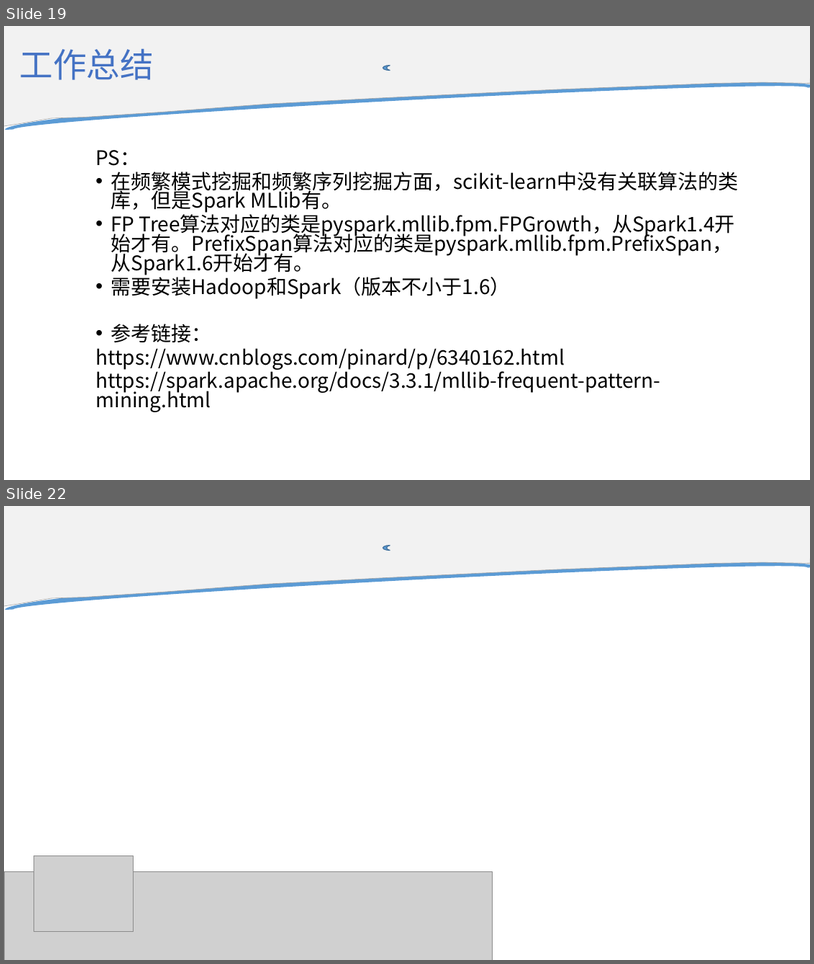
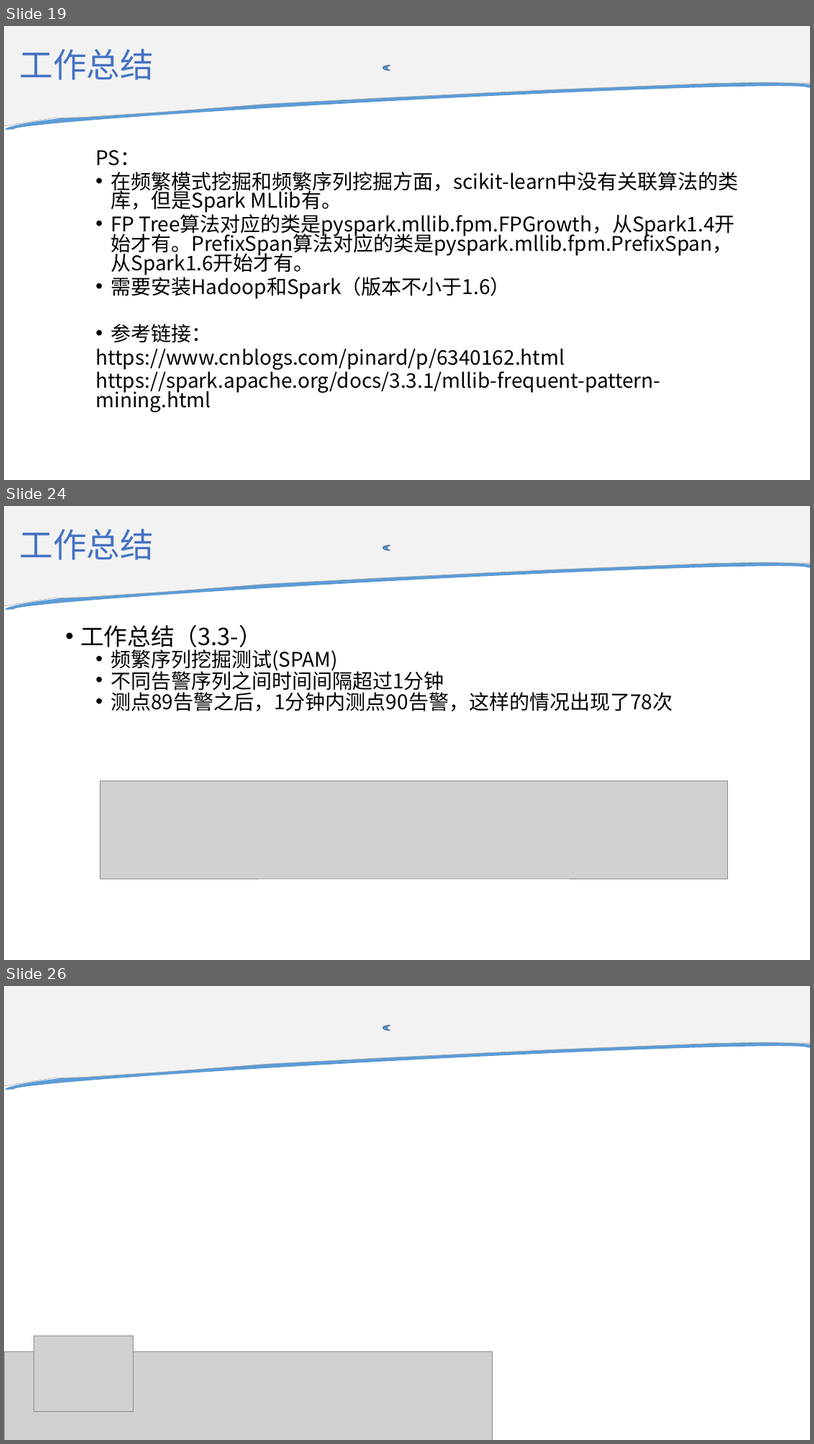
Before and after one commit to Xsaopig/C4_5G, a slide deck: 承载网故障检测项目工作汇报.pptx. Shown one above the other, each under a label of ours: slides 19 and 22 before the commit, slides 19, 24 and 26 after it; the slides between them are not shown. The pictures are 814x964 and 814x1444 pixels, drawn with LibreOffice and Linux fonts; fonts in the diff are those of the drawing; grey boxes stand for pictures; background and template pictures are left out. Boxes give left, top, right and bottom in pixels: in the first picture for what was removed or moved away, otherwise in the second. Text is boxed around its words. In the diff, an @@ line names an element or a change of style, - is before the commit and + after.

```diff
--- a/承载网故障检测项目工作汇报.pptx
+++ b/承载网故障检测项目工作汇报.pptx
@@ slide 24 added at [4, 506, 810, 960], background #FFFFFF; not listed: 3 template elements that a slide beside it also shows @@
@@ title added at [19, 528, 154, 560], 40 pt, text #4472C4 @@
+工作总结
@@ text added at [80, 625, 673, 711], 24 pt, text #000000 @@
+• 工作总结（3.3-）
+  • 频繁序列挖掘测试(SPAM)
+  • 不同告警序列之间时间间隔超过1分钟
+  • 测点89告警之后，1分钟内测点90告警，这样的情况出现了78次
@@ picture added at [100, 780, 728, 879] @@
@@ what was slide 22 is now slide 26 @@
```
Also in this commit, not shown: 1 slide changed, 4 other slides added, 1 slide removed, 6 other files.
